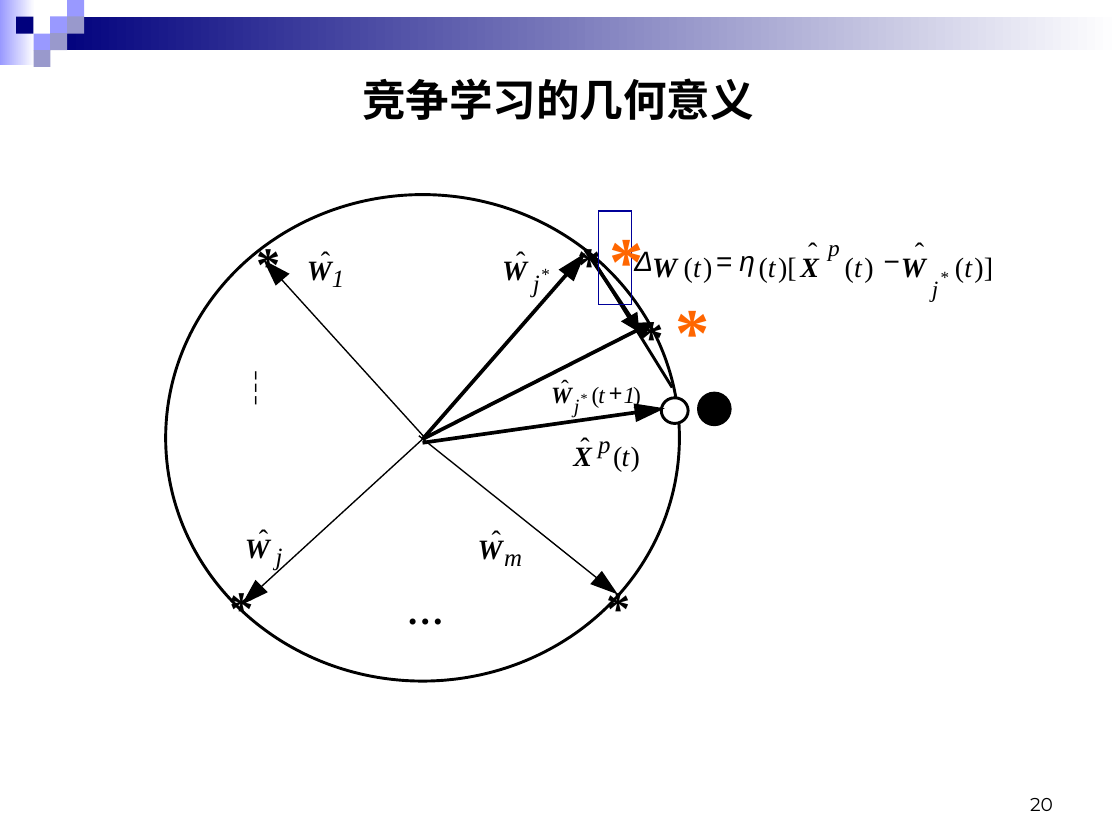
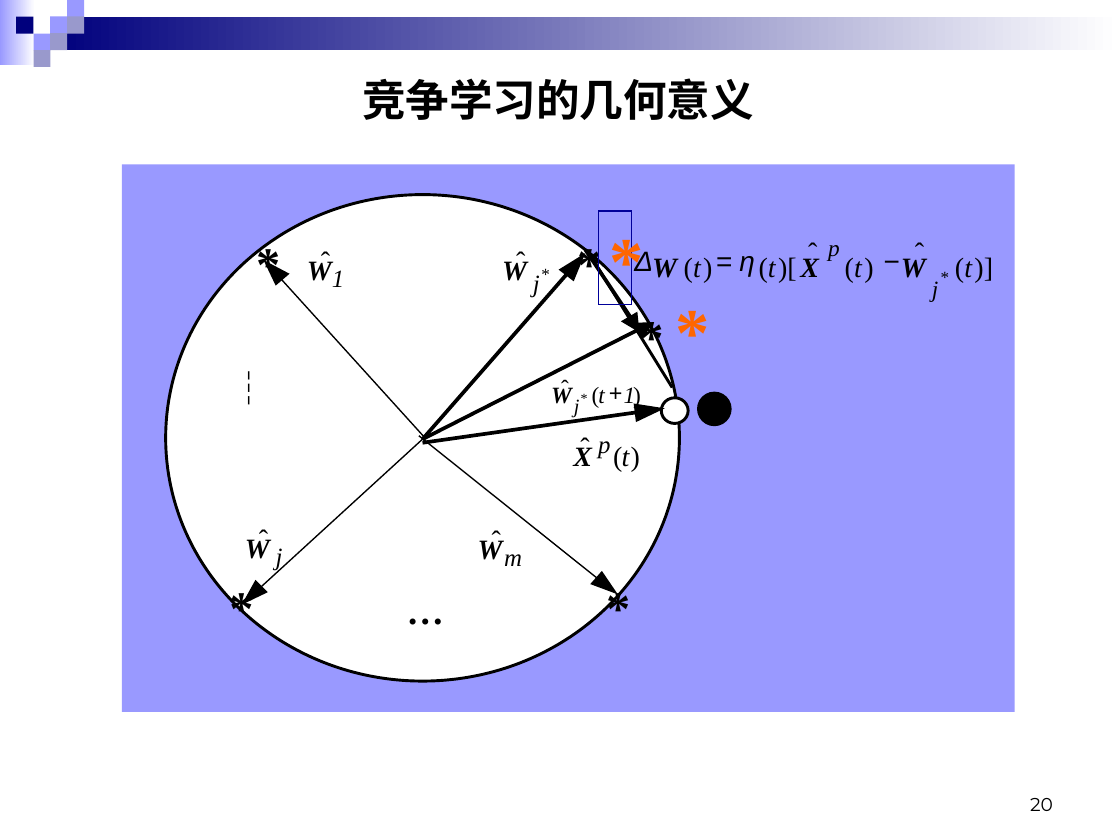
Before and after one commit to xuhaowork/myStudio, a slide deck: slide 20 of documents/神经网络/自组织映射/自组织竞争神经网络SOM.ppt. Drawn at 1120x840 pixels with LibreOffice and Linux fonts; fonts in the diff are those of the drawing. Boxes give left, top, right and bottom in pixels: in the first picture for what was removed or moved away, otherwise in the second. Text is boxed around its words. In the diff, an @@ line names an element or a change of style, - is before the commit and + after.

```diff
--- a/documents/神经网络/自组织映射/自组织竞争神经网络SOM.ppt
+++ b/documents/神经网络/自组织映射/自组织竞争神经网络SOM.ppt
@@ rectangle added at <box>122,165,1015,712</box>, fill #9999FF @@
@@ text "┆" rewrapped from <box>237,365,260,410</box> to <box>230,365,267,410</box> @@
```
Also in this commit, not shown: 63 other slides changed, 32 other files.
